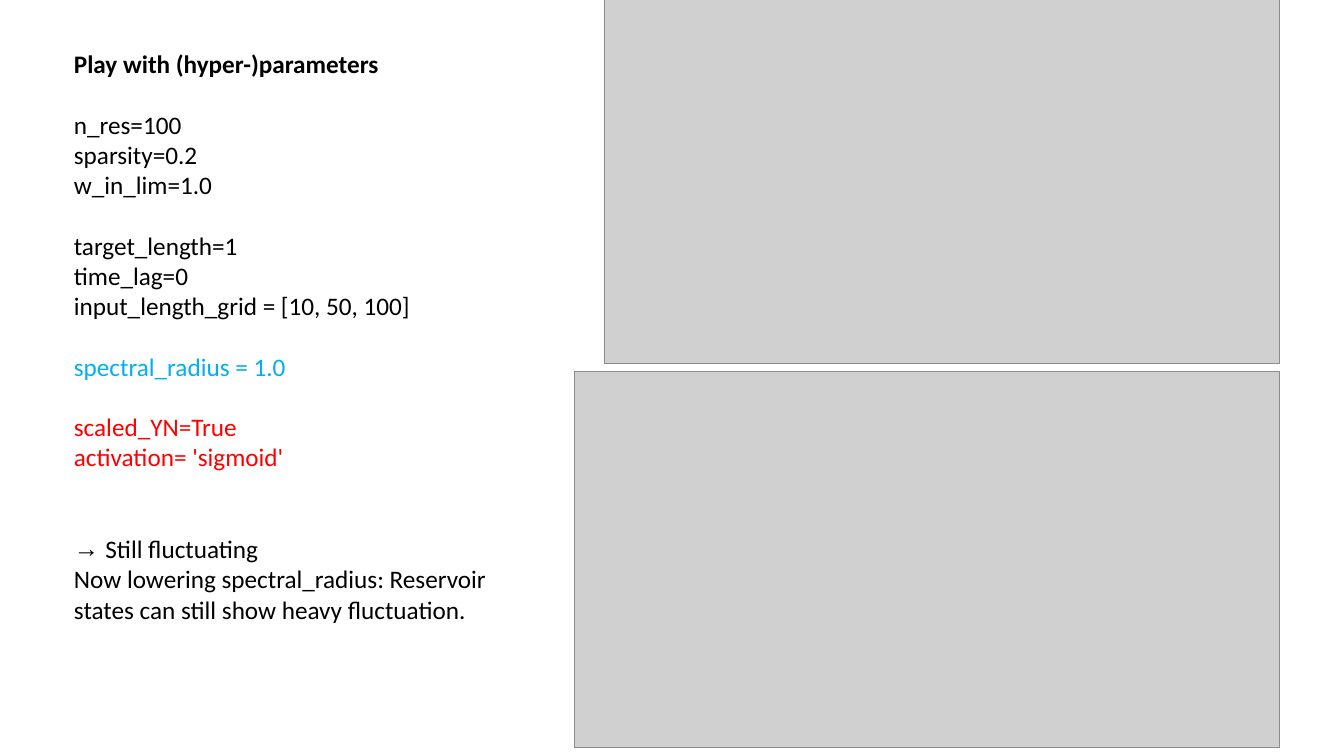
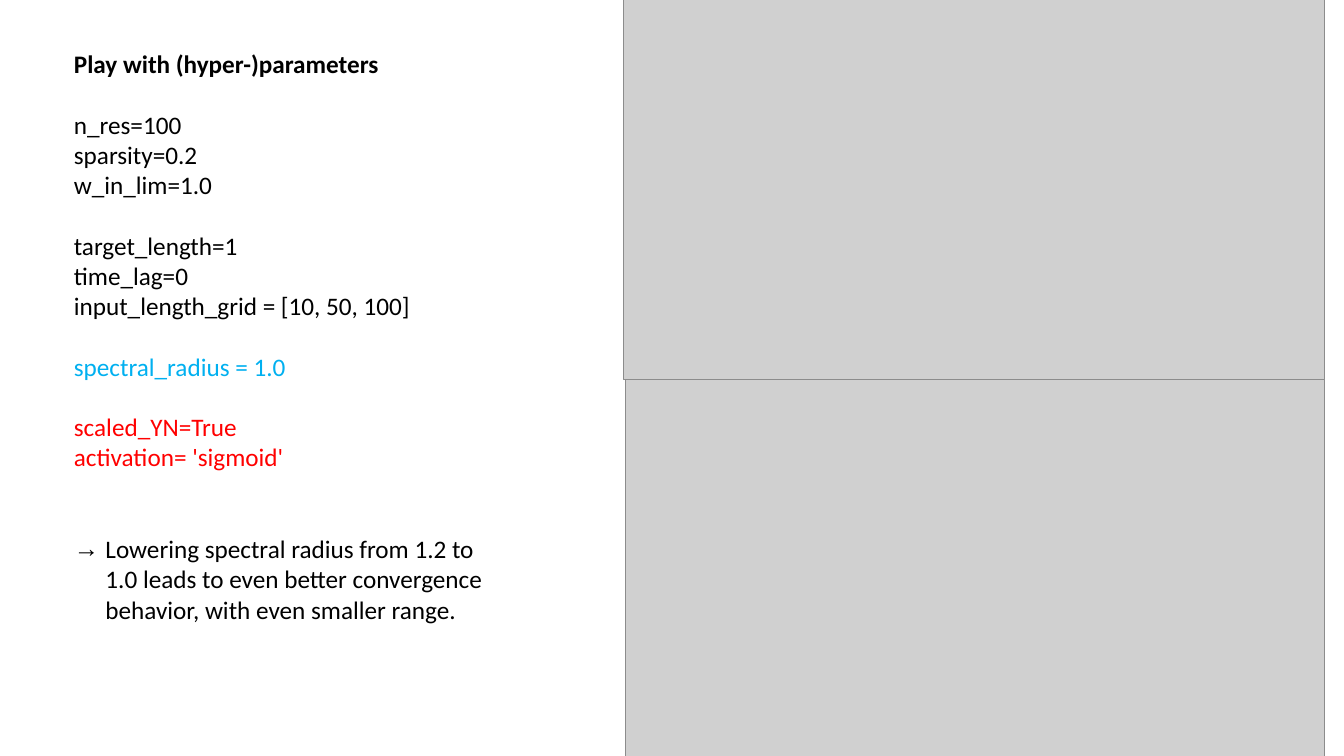
Before and after one commit to MarcoLandtHayen/EchoStateNetworks, a slide deck: slide 14 of ESN_exp01_BasicESN.pptx (slide 10 before the commit). Drawn at 1344x756 pixels with LibreOffice and Linux fonts; fonts in the diff are those of the drawing; grey boxes stand for pictures. Boxes give left, top, right and bottom in pixels: in the first picture for what was removed or moved away, otherwise in the second. Text is boxed around its words. In the diff, an @@ line names an element or a change of style, - is before the commit and + after.

```diff
--- a/ESN_exp01_BasicESN.pptx
+++ b/ESN_exp01_BasicESN.pptx
@@ picture: place and size @@
-picture at (605, 0, 1280, 363)
+picture at (624, 0, 1325, 379)
@@ picture: place and size @@
-picture at (575, 371, 1280, 748)
+picture at (625, 379, 1325, 756)
@@ text at (105, 540, 482, 624): text changed @@
-→ Still fluctuating
-Now lowering spectral_radius: Reservoir states can still show heavy fluctuation.
+→ Lowering spectral radius from 1.2 to 1.0 leads to even better convergence behavior, with even smaller range.
```
Also in this commit, not shown: 8 other slides changed, 8 slides added, 2 other files.
